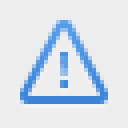
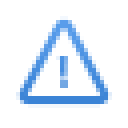
Comparing the layer stacks of the two 128 × 128 images. Changes:
painted on "200% icon-blue@2x.png, icon-blue.png" over box(16, 16, 112, 108)
hid "example background" over box(0, 0, 128, 128)
